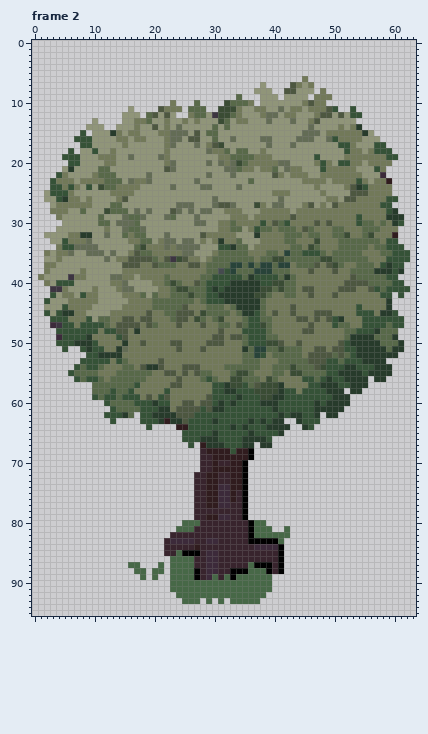
File history of a pixel-art file, assets/sprites/objects/three.aseprite. The first picture shows the starting point.
64x96 pixels, 5 frames. Colours within 5 levels of each other are drawn and written as one. Shown: frame 2. The commit also changed other frames, which this record leaves out.
After the commit:
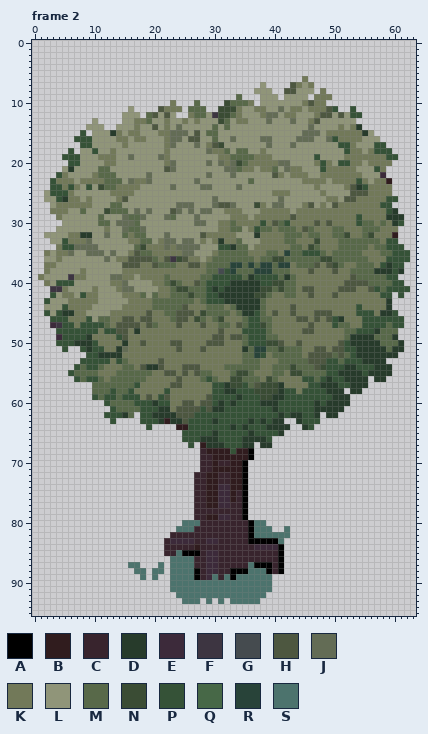
Palette (. is transparent): A #000000  B #301c1e  C #38242d  D #273b2b  E #3c2a3a  F #3d3541  G #454b4f  H #4d5740  J #636c55  K #727959  L #909579  M #586949  N #3a4c34  P #355237  Q #476847  R #284339  S #4c736d
What changed:
Frame 2, layer "Layer":
The author changed colour Q to colour S in row 80 at x 25 to 27 and 37 to 38; in row 81 at x 24 to 26, 37 to 39 and 42; in row 82 at x 37 to 42; in row 83 at x 41; in row 85 at x 24; in row 86 at x 23 to 26.
The author changed colour Q to colour S in row 87 at x 16 to 17, 21, 23 to 26 and 36; in row 88 at x 17 to 18, 20 to 21, 23 to 26 and 36 to 38; in row 89 at x 18, 20, 23 to 26, 30, 32 and 34 to 39; in rows 90 to 91 at x 23 to 39; in row 92 at x 24 to 38; in row 93 at x 25 to 27, 29, 31 and 33 to 37.
Boxes around the changes in both pictures, in picture pixels (x1, y1, x2, y2):
changed: (128, 520, 290, 604)
